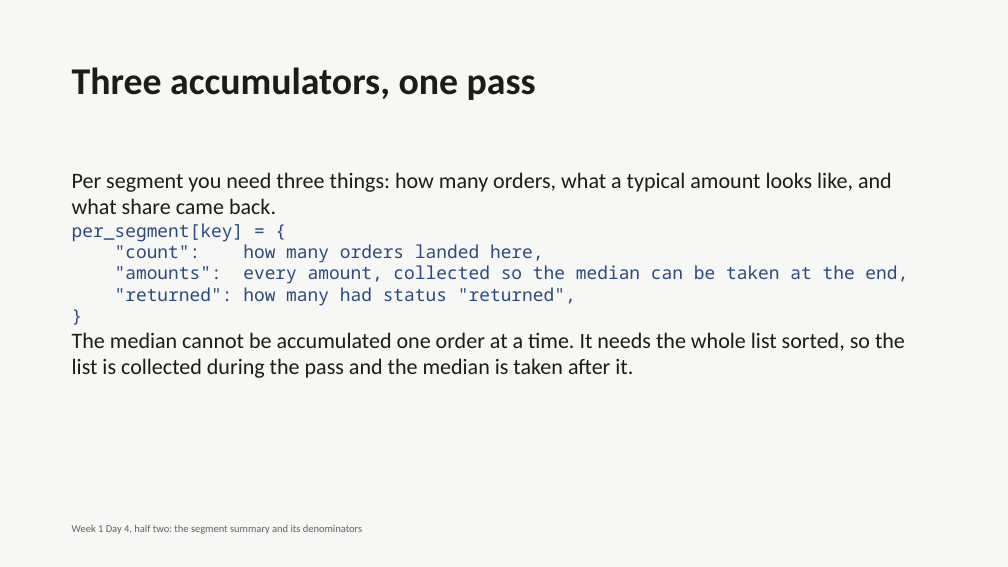
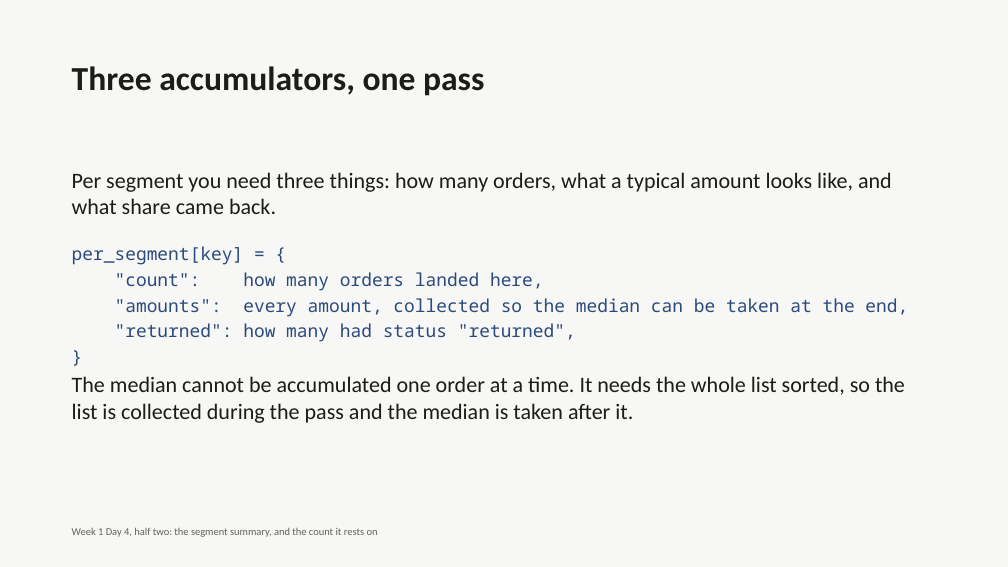
Before and after one commit to fde-academy-lab/c2-content-factory, a slide deck: slide 22 of content/W01/D4/C2_W01_D04_deck_half2_STUDENT.pptx (slide 18 before the commit). Drawn at 1008x567 pixels with LibreOffice and Linux fonts; fonts in the diff are those of the drawing. Boxes give left, top, right and bottom in pixels: in the first picture for what was removed or moved away, otherwise in the second. Text is boxed around its words. In the diff, an @@ line names an element or a change of style, - is before the commit and + after.

```diff
--- a/content/W01/D4/C2_W01_D04_deck_half2_STUDENT.pptx
+++ b/content/W01/D4/C2_W01_D04_deck_half2_STUDENT.pptx
@@ text "Three accumulators, one pass" at [72, 66, 484, 96]: size 36 to 32 pt @@
@@ text "Per segment you need three ..." at [72, 172, 892, 214]: more space between paragraphs @@
@@ text at [72, 223, 908, 378]: paragraphs removed @@
-per_segment[key] = {
-"count": how many orders landed here,
-"amounts": every amount, collected so the median can be taken at the end,
-"returned": how many had status "returned",
-}
-The median cannot be accumulated one order at a time. It needs the whole list sorted, so the list is collected during the pass and the median is taken after it.
@@ text added at [72, 246, 908, 342], 17 pt, text #2B4A7D @@
+per_segment[key] = {
+"count": how many orders landed here,
+"amounts": every amount, collected so the median can be taken at the end,
+"returned": how many had status "returned",
+}
@@ text added at [72, 376, 905, 423], 21 pt, text #1C1C1A @@
+The median cannot be accumulated one order at a time. It needs the whole list sorted, so the list is collected during the pass and the median is taken after it.
@@ text at [72, 528, 378, 537]: text changed @@
-Week 1 Day 4, half two: the segment summary and its denominators
+Week 1 Day 4, half two: the segment summary, and the count it rests on
```
Also in this commit, not shown: 28 other slides changed, 12 slides added, 4 other files.
